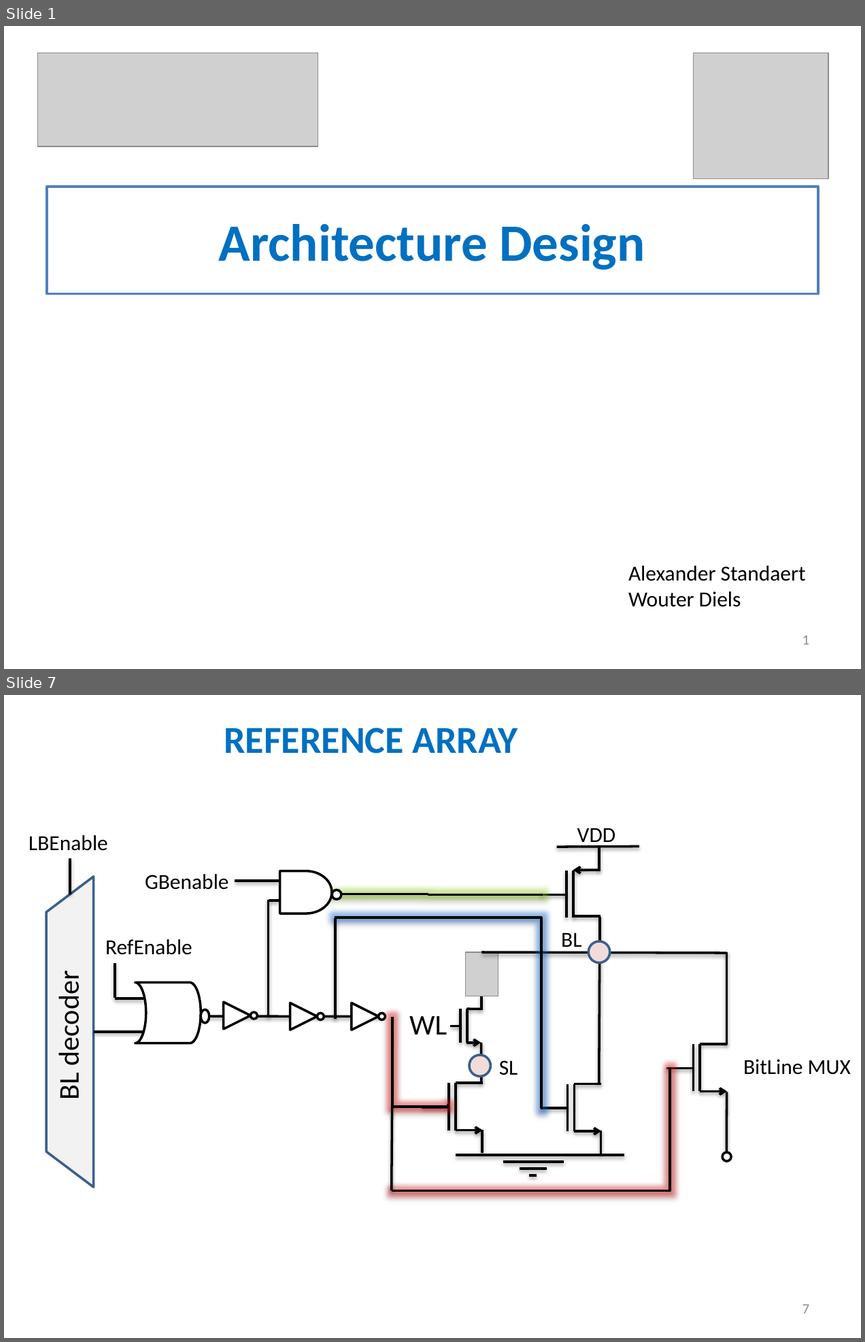
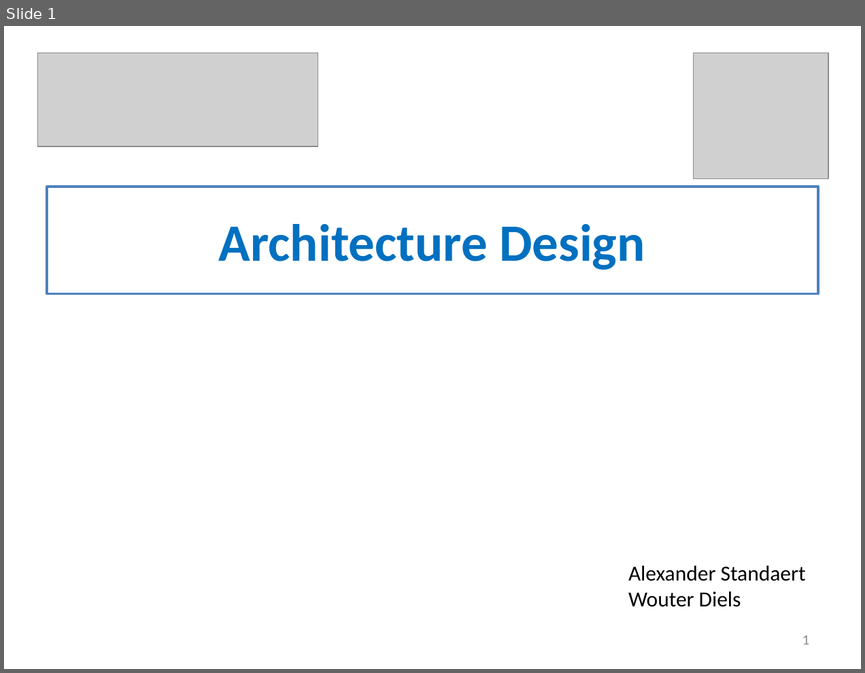
Before and after one commit to alexander-standaert/Thesis-Design-of-RRam, a slide deck: Design/ArchitectureDesign/fig/memory_architecture2.pptx. Shown one above the other, each under a label of ours: slides 1 and 7 before the commit, slide 1 after it; the slides between them are not shown. The pictures are 865x1342 and 865x673 pixels, drawn with LibreOffice and Linux fonts; fonts in the diff are those of the drawing; grey boxes stand for pictures. Boxes give left, top, right and bottom in pixels: in the first picture for what was removed or moved away, otherwise in the second. Text is boxed around its words. In the diff, an @@ line names an element or a change of style, - is before the commit and + after.

```diff
--- a/Design/ArchitectureDesign/fig/memory_architecture2.pptx
+++ b/Design/ArchitectureDesign/fig/memory_architecture2.pptx
@@ slide 7 removed at [4, 695, 861, 1338], background #FFFFFF @@
@@ text removed at [224, 728, 517, 753] @@
-REFERENCE ARRAY
@@ group removed at [28, 828, 851, 1190]: 45 lines, 9 texts, 8 ellipses, 5 arrows, 4 elbow lines, 3 triangles, 1 picture, 1 trapezoid, 1 flow chart online storage, 1 flow chart delay @@
-WL
-SL
-BL
-VDD
-BL decoder
-LBEnable
-BitLine MUX
-RefEnable
-GBenable
@@ page number removed at [802, 1304, 810, 1313] @@
-7
```
Also in this commit, not shown: 4 slides changed, 13 slides added, 7 other slides removed, 20 other files.
